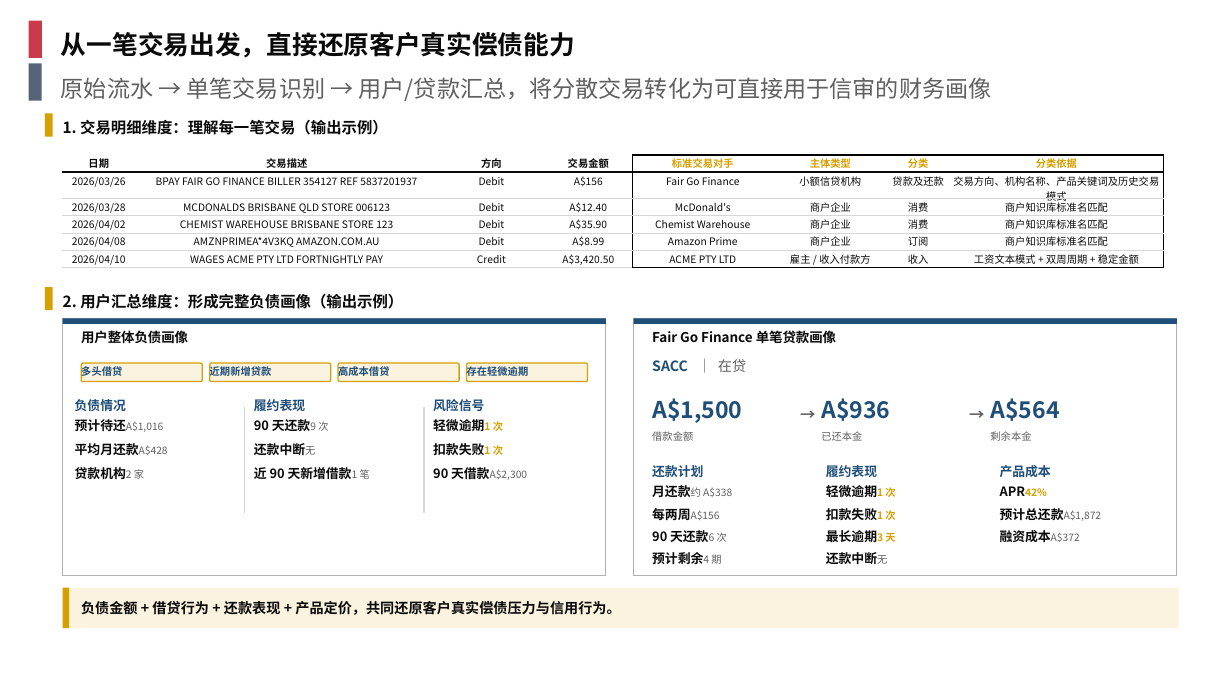
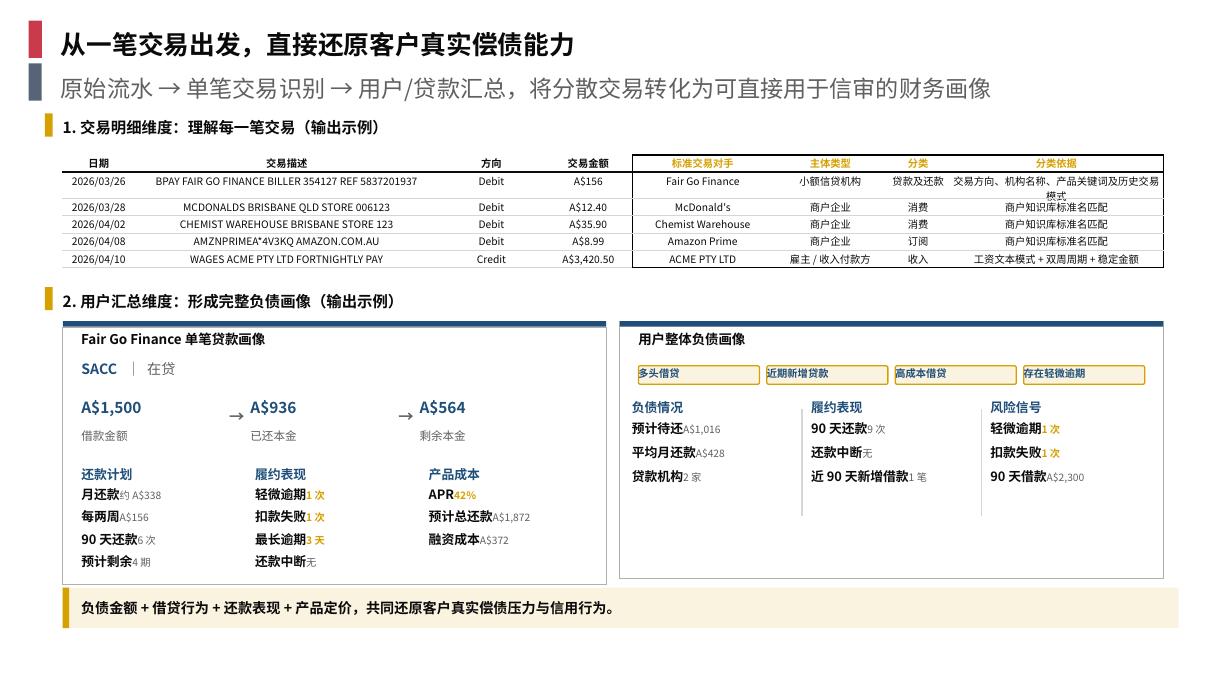
Before and after one commit to EliamZhang/AI-report-materials---August-13th, a slide deck: slide 2 of 银行流水分享_V2.0.pptx. Drawn at 1232x693 pixels with LibreOffice and Linux fonts; fonts in the diff are those of the drawing; background and template pictures are left out. Boxes give left, top, right and bottom in pixels: in the first picture for what was removed or moved away, otherwise in the second. Text is boxed around its words. In the diff, an @@ line names an element or a change of style, - is before the commit and + after.

Commit message:
银行流水分享 V2.0 第 2 页人工调整：两张画像卡对调——Fair Go Finance 贷款画像移至左侧，用户整体负债画像整体组合（组合 3）移至右侧，两卡标题对齐 y=3.587，指标行名称主角格式（10pt 黑粗 > 8pt 灰/金）保持不变

```diff
--- a/银行流水分享_V2.0.pptx
+++ b/银行流水分享_V2.0.pptx
@@ rectangle: place and size @@
-rectangle at bbox=[634, 319, 1177, 576]
+rectangle at bbox=[63, 328, 606, 585]
@@ 7 texts, 2 rounded rectangles: place and size @@
-7 texts, 2 rounded rectangles at bbox=[81, 330, 528, 480]
+7 texts, 2 rounded rectangles at bbox=[638, 332, 1085, 483]
@@ 10 texts, 2 rectangles, 2 rounded rectangles: place and size @@
-10 texts, 2 rectangles, 2 rounded rectangles at bbox=[63, 319, 606, 576]
+10 texts, 2 rectangles, 2 rounded rectangles at bbox=[620, 322, 1164, 579]
@@ 14 texts, 1 rectangle: place and size @@
-14 texts, 1 rectangle at bbox=[634, 319, 1177, 564]
+14 texts, 1 rectangle at bbox=[63, 322, 606, 567]
@@ size 18 to 12 pt in 3 elements at bbox=[81, 400, 141, 416], bbox=[250, 400, 296, 415], bbox=[420, 400, 466, 415] @@
@@ line moved from (245, 407) - (245, 513) to (802, 409) - (802, 516) @@
@@ line moved from (424, 407) - (424, 513) to (982, 409) - (982, 516) @@
@@ size 8 to 9 pt in 3 elements at bbox=[81, 430, 127, 441], bbox=[250, 430, 296, 441], bbox=[420, 430, 466, 441] @@
@@ 10 texts: place and size @@
-10 texts at bbox=[652, 359, 1080, 542]
+10 texts at bbox=[81, 362, 509, 548]
```
